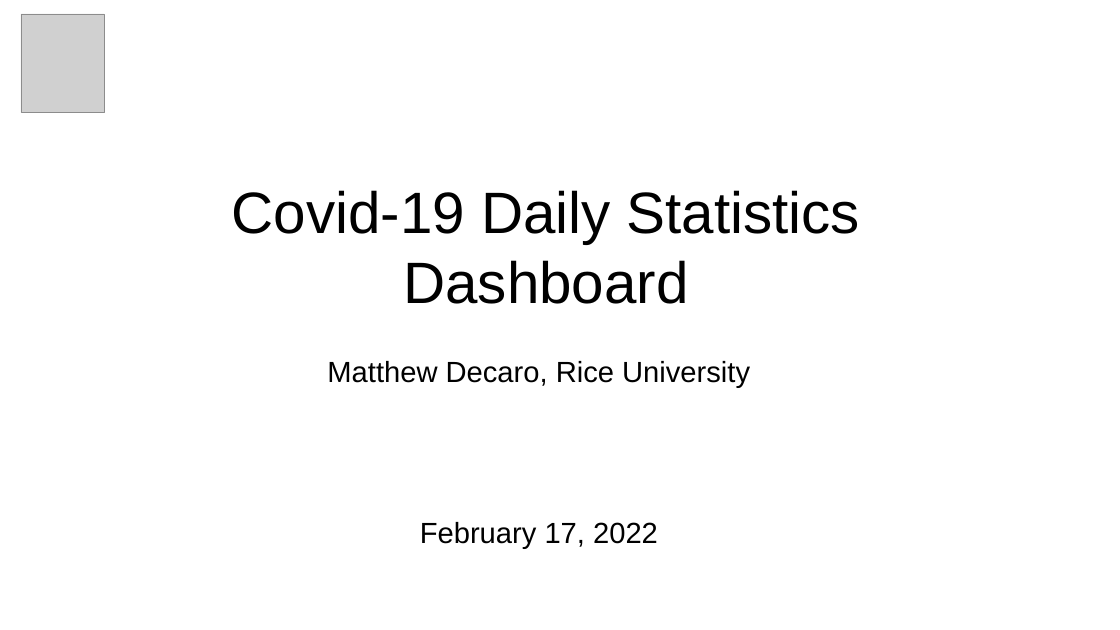
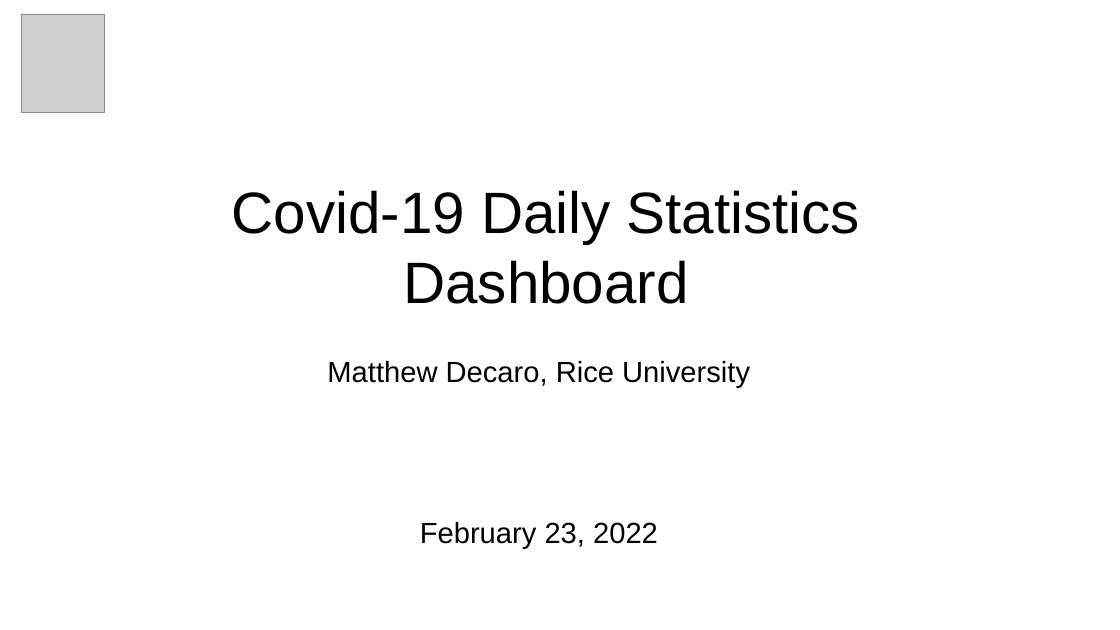
Before and after one commit to msdec321/DataAnalysisWorkbooks, a slide deck: slide 1 of Covid19/Covid19_dashboard.pptx. Drawn at 1120x630 pixels with LibreOffice and Linux fonts; fonts in the diff are those of the drawing; grey boxes stand for pictures. Boxes give left, top, right and bottom in pixels: in the first picture for what was removed or moved away, otherwise in the second. Text is boxed around its words. In the diff, an @@ line names an element or a change of style, - is before the commit and + after.

Commit message:
Updated pptx dashboard

```diff
--- a/Covid19/Covid19_dashboard.pptx
+++ b/Covid19/Covid19_dashboard.pptx
@@ text at (420,522,658,549): text changed @@
-February 17, 2022
+February 23, 2022
```
